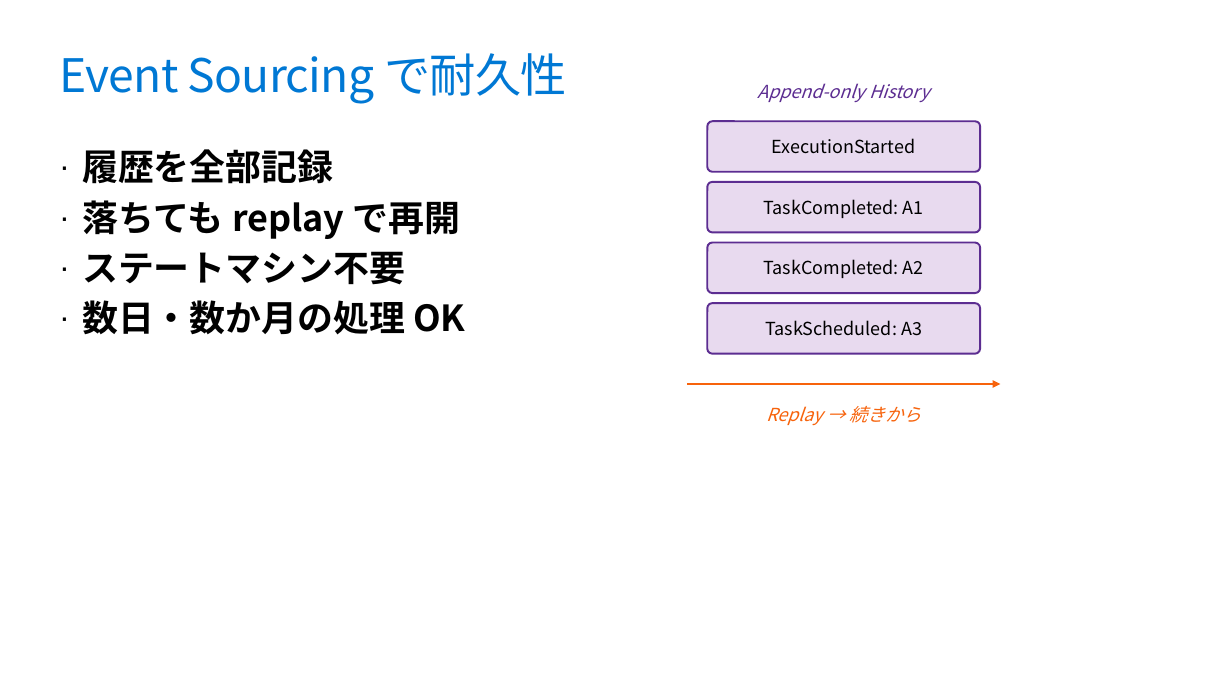
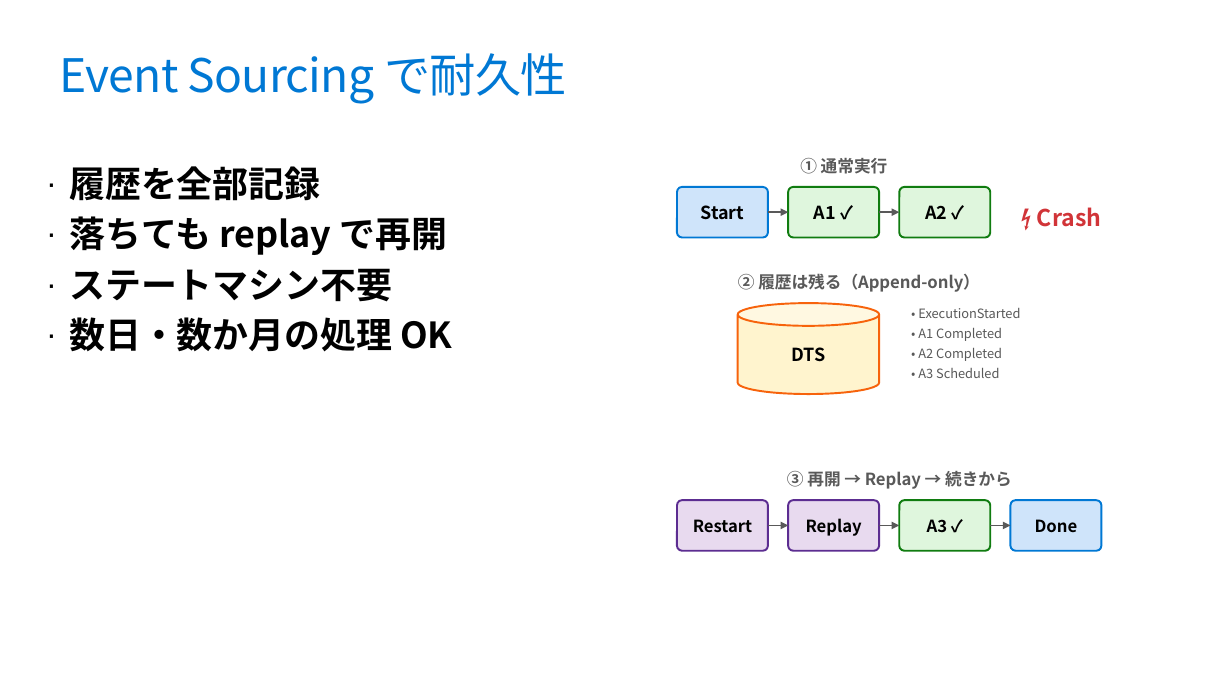
Before and after one commit to runceel/yonayona-durable, a slide deck: slide 7 of slides/slides.pptx. Drawn at 1232x693 pixels with LibreOffice and Linux fonts; fonts in the diff are those of the drawing; background and template pictures are left out. Boxes give left, top, right and bottom in pixels: in the first picture for what was removed or moved away, otherwise in the second. Text is boxed around its words. In the diff, an @@ line names an element or a change of style, - is before the commit and + after.

```diff
--- a/slides/slides.pptx
+++ b/slides/slides.pptx
@@ text removed at <box>757,83,929,102</box> @@
-Append-only History
@@ text "履歴を全部記録": place and size @@
-text "履歴を全部記録" at <box>82,149,465,335</box>
+text "履歴を全部記録" at <box>69,166,452,352</box>
@@ text added at <box>800,158,888,174</box>, 13 pt, text #595959, bold @@
+① 通常実行
@@ rounded rectangle added at <box>677,187,768,238</box>, fill #CFE4FA, outline #0078D4 1.5 pt, 14 pt, text #000000, bold @@
+Start
@@ rounded rectangle "A1 ✓": place and size @@
-rounded rectangle "A1 ✓" at <box>708,182,981,233</box>
+rounded rectangle "A1 ✓" at <box>788,187,879,238</box>
@@ text in rounded rectangle at <box>814,205,836,219</box>: text changed; bold on @@
-TaskCompleted: A1
+A1 ✓
@@ rounded rectangle "A2 ✓": place and size @@
-rounded rectangle "A2 ✓" at <box>708,242,981,293</box>
+rounded rectangle "A2 ✓" at <box>899,187,990,238</box>
@@ text in rounded rectangle at <box>925,205,947,219</box>: text changed; bold on @@
-TaskCompleted: A2
+A2 ✓
@@ text added at <box>1037,207,1101,227</box>, 18 pt, text #D13438, bold @@
+⚡ Crash
@@ arrow added from (768, 213) to (788, 213), #595959 1.25 pt @@
@@ arrow added from (879, 213) to (899, 213), #595959 1.25 pt @@
@@ text added at <box>738,273,980,292</box>, 13 pt, text #595959, bold @@
+② 履歴は残る（Append-only）
@@ cylinder added at <box>738,303,879,394</box>, fill #FFF4CE, outline #F7630C 1.5 pt, 14 pt, text #000000, bold @@
+DTS
@@ text "• ExecutionStarted": place and size @@
-text "• ExecutionStarted" at <box>708,121,981,172</box>
+text "• ExecutionStarted" at <box>918,308,1020,318</box>
@@ text "• ExecutionStarted" at <box>918,308,1020,318</box>: fill #E8DAEF to none; outline #5C2D91 1.5 pt to none @@
@@ text at <box>918,308,1020,318</box>: text changed; size 14 to 10 pt; text colour #000000 to #595959 @@
-ExecutionStarted
+• ExecutionStarted
@@ text added at <box>918,328,1002,341</box>, 10 pt, text #595959 @@
+• A1 Completed
@@ text added at <box>918,348,1002,361</box>, 10 pt, text #595959 @@
+• A2 Completed
@@ arrow removed from (688, 384) to (1001, 384) @@
@@ text added at <box>918,368,999,378</box>, 10 pt, text #595959 @@
+• A3 Scheduled
@@ text at <box>787,468,1012,490</box>: text changed; size 14 to 13 pt; text colour #F7630C to #595959; bold on; italic off @@
-Replay → 続きから
+③ 再開 → Replay → 続きから
@@ rounded rectangle added at <box>677,500,768,551</box>, fill #E8DAEF, outline #5C2D91 1.5 pt, 13 pt, text #000000, bold @@
+Restart
@@ rounded rectangle added at <box>788,500,879,551</box>, fill #E8DAEF, outline #5C2D91 1.5 pt, 13 pt, text #000000, bold @@
+Replay
@@ fill #E8DAEF to #DFF6DD; outline #5C2D91 1.5 pt to #107C10 1.5 pt in 3 elements at <box>788,187,879,238</box>, <box>899,187,990,238</box>, <box>899,500,990,551</box> @@
@@ rounded rectangle "A3 ✓": place and size @@
-rounded rectangle "A3 ✓" at <box>708,303,981,354</box>
+rounded rectangle "A3 ✓" at <box>899,500,990,551</box>
@@ rounded rectangle added at <box>1011,500,1102,551</box>, fill #CFE4FA, outline #0078D4 1.5 pt, 13 pt, text #000000, bold @@
+Done
@@ arrow added from (768, 526) to (788, 526), #595959 1.25 pt @@
@@ arrow added from (879, 526) to (899, 526), #595959 1.25 pt @@
@@ text in rounded rectangle at <box>927,519,948,533</box>: text changed; size 14 to 13 pt; bold on @@
-TaskScheduled: A3
+A3 ✓
@@ arrow added from (991, 526) to (1011, 526), #595959 1.25 pt @@
```
Also in this commit, not shown: 4 other slides changed.
